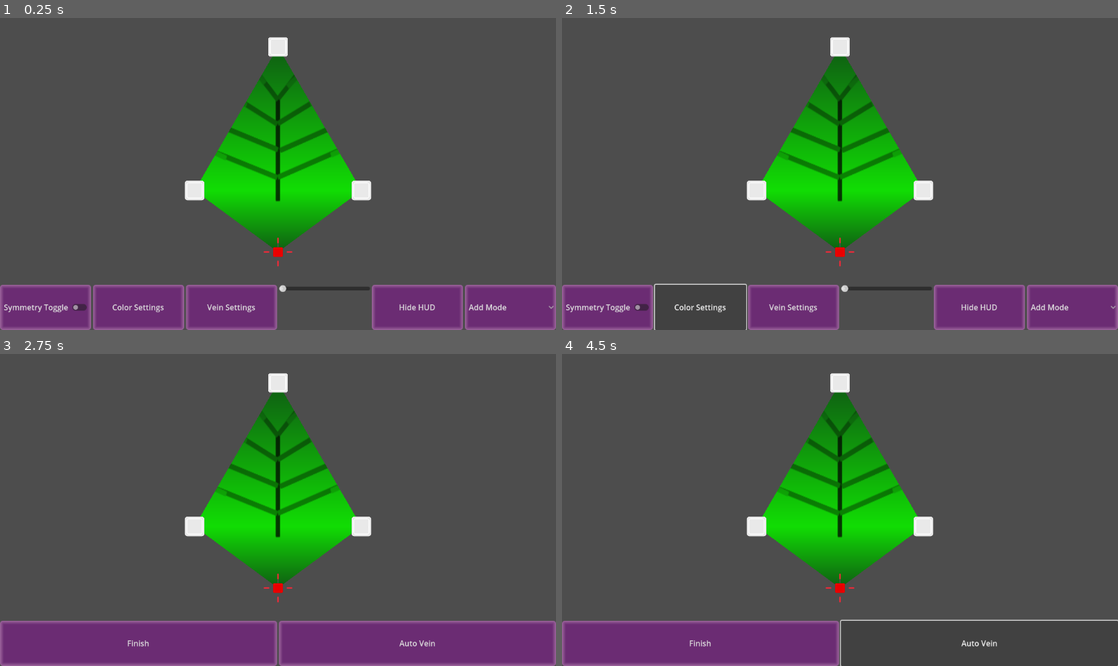
Above: before the commit, frames 1-4 (two rows, left to right).
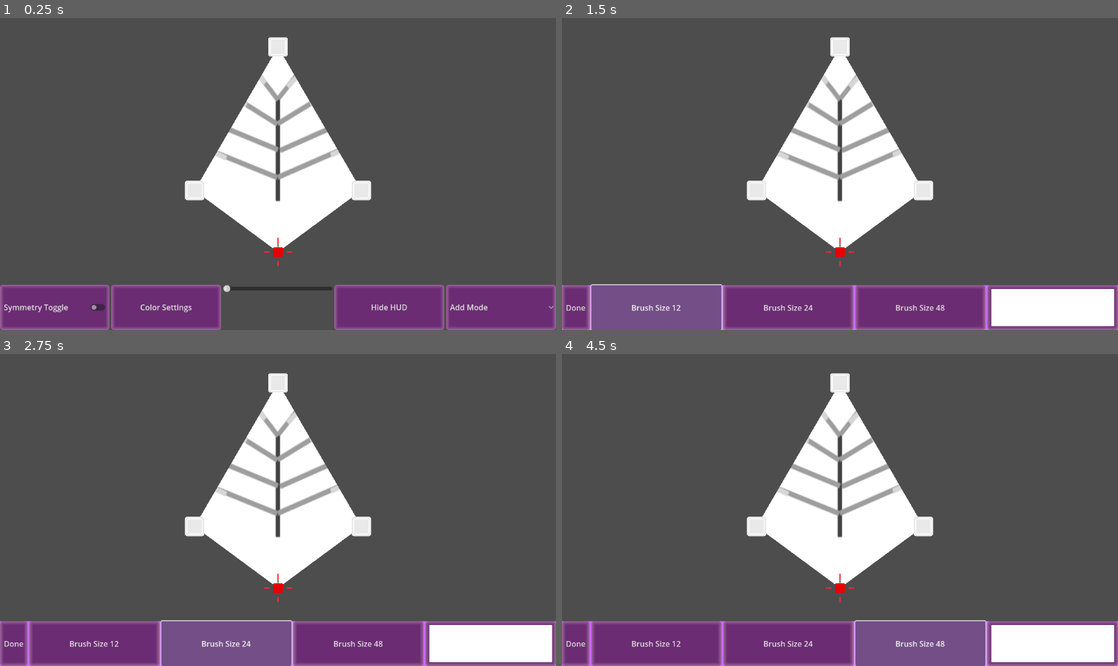
Above: after the commit, the same moments.

Repository: LettucePie/persephone
Game: Godot game, scene res://design/leafmaker.tscn
Same seed, same stepped clock (60 frames per second), same inputs: the game is played once before the commit and once after it.
Inputs (mouse positions are in pixels of both pictures, inside the frame that each line leads up to):
- Up to frame 1 (0.25 s): no input
- Up to frame 2 (1.5 s): click "Color Settings" at 0.5 s; click (656, 308) at 1.25 s, where only the run after the commit has a clickable "Brush Size 12"
- Up to frame 3 (2.75 s): click (233, 644) at 2 s, where only the run before the commit has a clickable "Vein Settings"
- Up to frame 4 (4.5 s): click (701, 644) at 2.75 s, where only the run before the commit has a clickable "Finish"; click (789, 644) at 3.5 s, where only the run after the commit has a clickable "Brush Size 24"; click (979, 644) at 4.25 s, where only the run before the commit has a clickable "Auto Vein"

The runs differ from the first frame. In frame 1, 14% of the frame differs, in the area x 13-92%, y 12-100%; in frame 2, 20%, in the area x 0-100%, y 12-100%; in frame 3, 16%; in frame 4, 18%.

Commit message:
initial work on merging coloring with editing

Diff:
--- a/design/coloring.gd
+++ b/design/coloring.gd
@@ -1,4 +1,6 @@
 extends Control
+
+signal send_texture(tex)
 
 @export var image_w : int = 1024
 @export var image_h : int = 1024
@@ -26,9 +28,18 @@
 func _ready():
 	print(size)
 	make_brush_tips()
-	canvas_img = Image.create(image_w, image_h, false, 5)
-	display_image()
+#	canvas_img = Image.create(image_w, image_h, false, 5)
+#	display_image()
 #	print(brush_size, " ", brush_size * brush_size)
+
+
+func load_texture(tex : Texture2D):
+	canvas_img = tex.get_image()
+	image_w = tex.get_width()
+	image_h = tex.get_height()
+	print("LeafTex Format: ", canvas_img.get_format())
+	if canvas_img.get_format() != 5:
+		canvas_img.convert(5)
 
 
 func make_brush_tips():
@@ -36,6 +47,7 @@
 		var new_tip = BrushTip.new()
 		new_tip.tex = btex
 		new_tip.img = btex.get_image()
+		print("Brush Tip Format: ", new_tip.img.get_format())
 		new_tip.pix = new_tip.img.get_width()
 		brush_tips.append(new_tip)
 	current_brush_tip = brush_tips[0]
@@ -57,7 +69,7 @@
 
 
 func display_image():
-	$canvas.texture = ImageTexture.create_from_image(canvas_img)
+	emit_signal("send_texture", ImageTexture.create_from_image(canvas_img))
 
 
 func _process(delta):
@@ -69,6 +81,7 @@
 		if event.button_index == 1:
 			brush_pressed = event.pressed
 			if event.pressed:
+				print("Canvas Pressed")
 				prev_point = convert_to_image_space($canvas.get_local_mouse_position(), $canvas.size)
 	if event is InputEventMouseMotion and brush_pressed:
 		color_at(convert_to_image_space($canvas.get_local_mouse_position(), $canvas.size))
@@ -125,3 +138,8 @@
 func _on_color_picker_button_popup_closed():
 	print("Assigning Current Color: ", current_color, " to Current BrushTip.")
 	color_brush_tip(current_brush_tip, current_color)
+
+
+func _on_canvas_color_bounds(min, max):
+	$canvas.position = min
+	$canvas.size = max
--- a/design/coloring.tscn
+++ b/design/coloring.tscn
@@ -1,11 +1,9 @@
-[gd_scene load_steps=6 format=3 uid="uid://d1fav6mylmh6d"]
+[gd_scene load_steps=5 format=3 uid="uid://d1fav6mylmh6d"]
 
 [ext_resource type="Script" path="res://design/coloring.gd" id="1_ushvk"]
 [ext_resource type="Texture2D" uid="uid://dnbu2cdn5efk5" path="res://design/brush_circle_12.png" id="2_rmphh"]
 [ext_resource type="Texture2D" uid="uid://dbkv1ntemxio1" path="res://design/brush_circle_24.png" id="3_yhktd"]
 [ext_resource type="Texture2D" uid="uid://ctwa633fuvfwu" path="res://design/brush_circle_48.png" id="4_o3o2o"]
-
-[sub_resource type="PlaceholderTexture2D" id="PlaceholderTexture2D_ghb7t"]
 
 [node name="coloring" type="Control"]
 layout_mode = 3
@@ -26,7 +24,6 @@
 offset_bottom = -0.184021
 grow_horizontal = 2
 grow_vertical = 2
-texture = SubResource("PlaceholderTexture2D_ghb7t")
 expand_mode = 1
 
 [node name="ColorRect" type="ColorRect" parent="."]
--- a/design/leafmaker.gd
+++ b/design/leafmaker.gd
@@ -1,8 +1,14 @@
 extends Node
 
+@export var leaf_texture_default: Texture2D
 
 func _ready():
-	pass # Replace with function body.
+	$canvas.load_data(leaf_texture_default)
+	$ui/coloring.load_texture(leaf_texture_default)
+
+
+func load_leaf(data):
+	pass
 
 
 func _on_canvas_ready():
--- a/design/leafmaker.tscn
+++ b/design/leafmaker.tscn
@@ -11,20 +11,19 @@
 [ext_resource type="Texture2D" uid="uid://b1r6b1l3mdxc6" path="res://design/symmetry_dash_mini.png" id="8"]
 [ext_resource type="Script" path="res://design/Math.gd" id="8_jcn1r"]
 [ext_resource type="Texture2D" uid="uid://dfrapqr50au6w" path="res://design/leaf_texture.png" id="9"]
-
-[sub_resource type="Gradient" id="1"]
-offsets = PackedFloat32Array(0, 0.481283, 1)
-colors = PackedColorArray(0.0666667, 0.866667, 0.0196078, 1, 0.0604248, 0.34375, 0.0781326, 1, 0.0666667, 0.866667, 0.0196078, 1)
+[ext_resource type="Script" path="res://design/coloring.gd" id="12_a3032"]
+[ext_resource type="Texture2D" uid="uid://dnbu2cdn5efk5" path="res://design/brush_circle_12.png" id="13_tcdno"]
+[ext_resource type="Texture2D" uid="uid://dbkv1ntemxio1" path="res://design/brush_circle_24.png" id="14_qxpf8"]
+[ext_resource type="Texture2D" uid="uid://ctwa633fuvfwu" path="res://design/brush_circle_48.png" id="15_5l1ma"]
 
 [node name="leafmaker" type="Node"]
 script = ExtResource("2")
+leaf_texture_default = ExtResource("9")
 
 [node name="canvas" type="Node2D" parent="."]
 script = ExtResource("1")
 leaf_point_object = ExtResource("3_w3m6b")
 node_scale = Vector2(0.2, 0.2)
-leaf_gradient_default = SubResource("1")
-leaf_texture_default = ExtResource("9")
 vein_texture = ExtResource("5_rh8kf")
 grid_density = 14
 
@@ -68,7 +67,6 @@
 script = ExtResource("5")
 
 [node name="main_controls" type="HBoxContainer" parent="ui"]
-visible = false
 layout_mode = 0
 anchor_top = 1.0
 anchor_right = 1.0
@@ -85,11 +83,6 @@
 layout_mode = 2
 size_flags_horizontal = 3
 text = "Color Settings"
-
-[node name="Vein" type="Button" parent="ui/main_controls"]
-layout_mode = 2
-size_flags_horizontal = 3
-text = "Vein Settings"
 
 [node name="HSlider" type="HSlider" parent="ui/main_controls"]
 custom_minimum_size = Vector2(100, 0)
@@ -115,24 +108,6 @@
 popup/item_1/id = 1
 popup/item_2/text = "Delete Mode"
 popup/item_2/id = 2
-
-[node name="vein_controls" type="HBoxContainer" parent="ui"]
-layout_mode = 0
-anchor_top = 1.0
-anchor_right = 1.0
-anchor_bottom = 1.0
-offset_top = -94.0
-alignment = 1
-
-[node name="close_vein" type="Button" parent="ui/vein_controls"]
-layout_mode = 2
-size_flags_horizontal = 3
-text = "Finish"
-
-[node name="auto_vein" type="Button" parent="ui/vein_controls"]
-layout_mode = 2
-size_flags_horizontal = 3
-text = "Auto Vein"
 
 [node name="SymmetryLine" type="TextureRect" parent="ui"]
 layout_mode = 0
@@ -155,6 +130,70 @@
 size_flags_horizontal = 3
 size_flags_vertical = 3
 
+[node name="coloring" type="Control" parent="ui"]
+layout_mode = 1
+anchors_preset = 15
+anchor_right = 1.0
+anchor_bottom = 1.0
+grow_horizontal = 2
+grow_vertical = 2
+mouse_filter = 2
+script = ExtResource("12_a3032")
+brush_tip_textures = Array[Texture2D]([ExtResource("13_tcdno"), ExtResource("14_qxpf8"), ExtResource("15_5l1ma")])
+
+[node name="canvas" type="Control" parent="ui/coloring"]
+layout_mode = 1
+anchor_right = 1.0
+anchor_bottom = 0.846
+offset_bottom = -0.208008
+grow_horizontal = 2
+grow_vertical = 2
+
+[node name="ColorRect" type="ColorRect" parent="ui/coloring"]
+layout_mode = 1
+anchors_preset = -1
+anchor_top = 0.856
+anchor_right = 1.0
+anchor_bottom = 1.0
+offset_top = 0.311951
+grow_horizontal = 2
+grow_vertical = 0
+color = Color(0.8, 0.427451, 0.988235, 1)
+
+[node name="HBoxContainer" type="HBoxContainer" parent="ui/coloring/ColorRect"]
+layout_mode = 1
+anchors_preset = 15
+anchor_right = 1.0
+anchor_bottom = 1.0
+grow_horizontal = 2
+grow_vertical = 2
+
+[node name="done_color" type="Button" parent="ui/coloring/ColorRect/HBoxContainer"]
+layout_mode = 2
+text = "Done"
+
+[node name="brush_size" type="Button" parent="ui/coloring/ColorRect/HBoxContainer"]
+layout_mode = 2
+size_flags_horizontal = 3
+text = "Brush Size 12"
+
+[node name="brush_size2" type="Button" parent="ui/coloring/ColorRect/HBoxContainer"]
+layout_mode = 2
+size_flags_horizontal = 3
+text = "Brush Size 24"
+
+[node name="brush_size3" type="Button" parent="ui/coloring/ColorRect/HBoxContainer"]
+layout_mode = 2
+size_flags_horizontal = 3
+text = "Brush Size 48"
+
+[node name="ColorPickerButton" type="ColorPickerButton" parent="ui/coloring/ColorRect/HBoxContainer"]
+layout_mode = 2
+size_flags_horizontal = 3
+text = "Select Color"
+color = Color(1, 1, 1, 1)
+
+[connection signal="color_bounds" from="canvas" to="ui/coloring" method="_on_canvas_color_bounds"]
 [connection signal="ready" from="canvas" to="." method="_on_canvas_ready"]
 [connection signal="area_entered" from="canvas/Area2D" to="canvas/Area2D" method="_on_body_entered"]
 [connection signal="area_exited" from="canvas/Area2D" to="canvas/Area2D" method="_on_body_exited"]
@@ -164,8 +203,14 @@
 [connection signal="resized" from="ui" to="canvas" method="_on_ui_resized"]
 [connection signal="symmetry" from="ui" to="canvas" method="_on_ui_symmetry"]
 [connection signal="toggled" from="ui/main_controls/Symmetry" to="ui" method="_on_symmetry_toggled"]
-[connection signal="pressed" from="ui/main_controls/Vein" to="ui" method="_on_vein_pressed"]
+[connection signal="pressed" from="ui/main_controls/Color" to="ui" method="_on_color_pressed"]
 [connection signal="item_selected" from="ui/main_controls/Mode" to="canvas" method="_on_Mode_item_selected"]
 [connection signal="item_selected" from="ui/main_controls/Mode" to="ui" method="_on_mode_item_selected"]
-[connection signal="pressed" from="ui/vein_controls/close_vein" to="ui" method="_on_close_vein_pressed"]
 [connection signal="gui_input" from="ui/table" to="canvas" method="_on_table_gui_input"]
+[connection signal="mouse_exited" from="ui/coloring/canvas" to="ui/coloring" method="_on_canvas_mouse_exited"]
+[connection signal="pressed" from="ui/coloring/ColorRect/HBoxContainer/done_color" to="ui" method="_on_done_color_pressed"]
+[connection signal="pressed" from="ui/coloring/ColorRect/HBoxContainer/brush_size" to="ui/coloring" method="_on_brush_size_pressed" flags=18 binds= [12]]
+[connection signal="pressed" from="ui/coloring/ColorRect/HBoxContainer/brush_size2" to="ui/coloring" method="_on_brush_size_pressed" flags=18 binds= [24]]
+[connection signal="pressed" from="ui/coloring/ColorRect/HBoxContainer/brush_size3" to="ui/coloring" method="_on_brush_size_pressed" flags=18 binds= [48]]
+[connection signal="color_changed" from="ui/coloring/ColorRect/HBoxContainer/ColorPickerButton" to="ui/coloring" method="_on_color_picker_button_color_changed" flags=18]
+[connection signal="popup_closed" from="ui/coloring/ColorRect/HBoxContainer/ColorPickerButton" to="ui/coloring" method="_on_color_picker_button_popup_closed" flags=18]
--- a/design/leafmaker_canvas.gd
+++ b/design/leafmaker_canvas.gd
@@ -1,9 +1,9 @@
 extends Node2D
+
+signal color_bounds(min, max)
 
 @export var leaf_point_object : PackedScene
 @export var node_scale: Vector2 = Vector2(0.1, 0.1)
-@export var leaf_gradient_default: Gradient
-@export var leaf_texture_default: Texture2D
 @export var vein_texture : Texture2D
 @export var round_points_enabled : bool = false
 #@export var grid_size : float = 10.0
@@ -79,14 +79,21 @@
 @onready var leaf_origin = $LeafOrigin
 @onready var leaf_curve : Curve2D = Curve2D.new()
 @onready var leaf_color : Color = Color(0.2, 0.8, 0.1, 1.0)
-@onready var leaf_gradient : Gradient = leaf_gradient_default
-@onready var leaf_texture : Texture2D = leaf_texture_default
+@onready var leaf_texture : Texture2D
 
 
 func _ready():
 	screen_size = get_window().get_size()
 	print("Centering Origin First Time")
 	recenter_origin()
+
+
+func load_data(data):
+	leaf_texture = data
+	build_default()
+
+
+func build_default():
 	print("Building Start of the Leaf")
 	leaf_curve = Curve2D.new()
 	leaf_curve.set_bake_interval(5)
@@ -623,7 +630,7 @@
 func draw_leaf_texture(points : PackedVector2Array):
 #	print("Polygon UV Data works on a scale of the Texture!")
 	var count = points.size()
-	var colors : PackedColorArray = PackedColorArray()
+#	var colors : PackedColorArray = PackedColorArray()
 	var uvs : PackedVector2Array = PackedVector2Array()
 	var screen_uv_0 = Vector2(5, 5)
 	var screen_uv_1 = Vector2(DisplayServer.screen_get_size().x - 5, leaf_origin.position.y - 5)
@@ -639,19 +646,20 @@
 			space_uv_0.y = b.y
 		if b.y > space_uv_1.y:
 			space_uv_1.y = b.y
+	emit_signal("color_bounds", space_uv_0, space_uv_1)
 	for i in count:
 		var baked_point_pos = points[i]
 		var percent = float(i) / float(count)
 		var scale_position = Vector2(
 				inverse_lerp(space_uv_0.x, space_uv_1.x, baked_point_pos.x),
 				inverse_lerp(space_uv_0.y, space_uv_1.y, baked_point_pos.y))
-		colors.append(leaf_gradient.sample(scale_position.x))
+#		colors.append(leaf_gradient.sample(scale_position.x))
 		var scale_texture = Vector2(
 				lerp(0.0, texture_size.x, scale_position.x),
 				lerp(0.0, texture_size.y, scale_position.y))
 		uvs.append(scale_texture)
 	leaf_poly.texture = leaf_texture
-	leaf_poly.vertex_colors = colors
+#	leaf_poly.vertex_colors = colors
 	leaf_poly.uv = uvs
 
 
@@ -697,5 +705,4 @@
 
 
 func _on_Maximize_pressed():
-#	print("Maximize Curve Pressed")
 	maximize_curve_scale(leaf_origin.position)
--- a/design/leafmaker_ui.gd
+++ b/design/leafmaker_ui.gd
@@ -3,14 +3,14 @@
 signal symmetry(mode)
 
 var symmetry_mode : bool = false
-enum EditorMode {MAIN_MODE, VEIN_MODE}
+enum EditorMode {MAIN_MODE, COLOR_MODE}
 var control_mode : EditorMode = EditorMode.MAIN_MODE
 
 # Called when the node enters the scene tree for the first time.
 func _ready():
 	$SymmetryLine.visible = symmetry_mode
 	$main_controls.show()
-	$vein_controls.hide()
+	$coloring.hide()
 
 
 func _on_mode_item_selected(index):
@@ -26,13 +26,15 @@
 	$SymmetryLine.visible = symmetry_mode
 
 
-func _on_vein_pressed():
-	control_mode = EditorMode.VEIN_MODE
+func _on_color_pressed():
+	control_mode = EditorMode.COLOR_MODE
 	$main_controls.hide()
-	$vein_controls.show()
+	$table.hide()
+	$coloring.show()
 
 
-func _on_close_vein_pressed():
+func _on_done_color_pressed():
 	control_mode = EditorMode.MAIN_MODE
 	$main_controls.show()
-	$vein_controls.hide()
+	$table.show()
+	$coloring.hide()
Not shown: 1 places in design/leafmaker.tscn that only renumber resources
